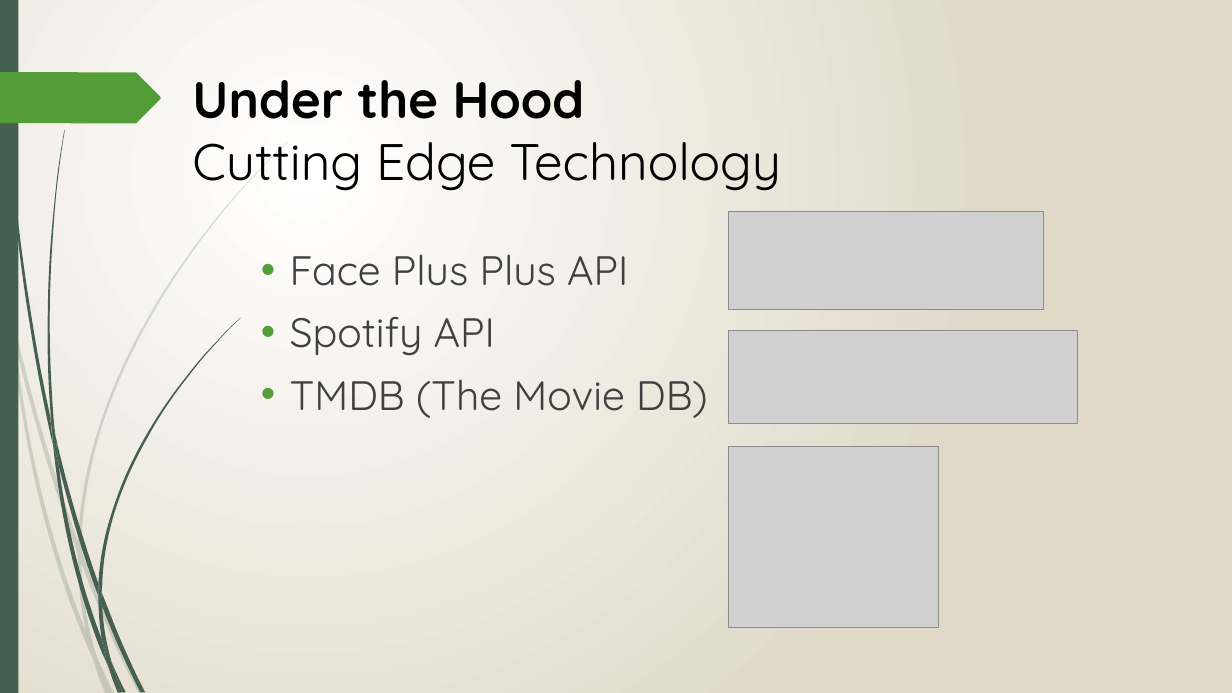
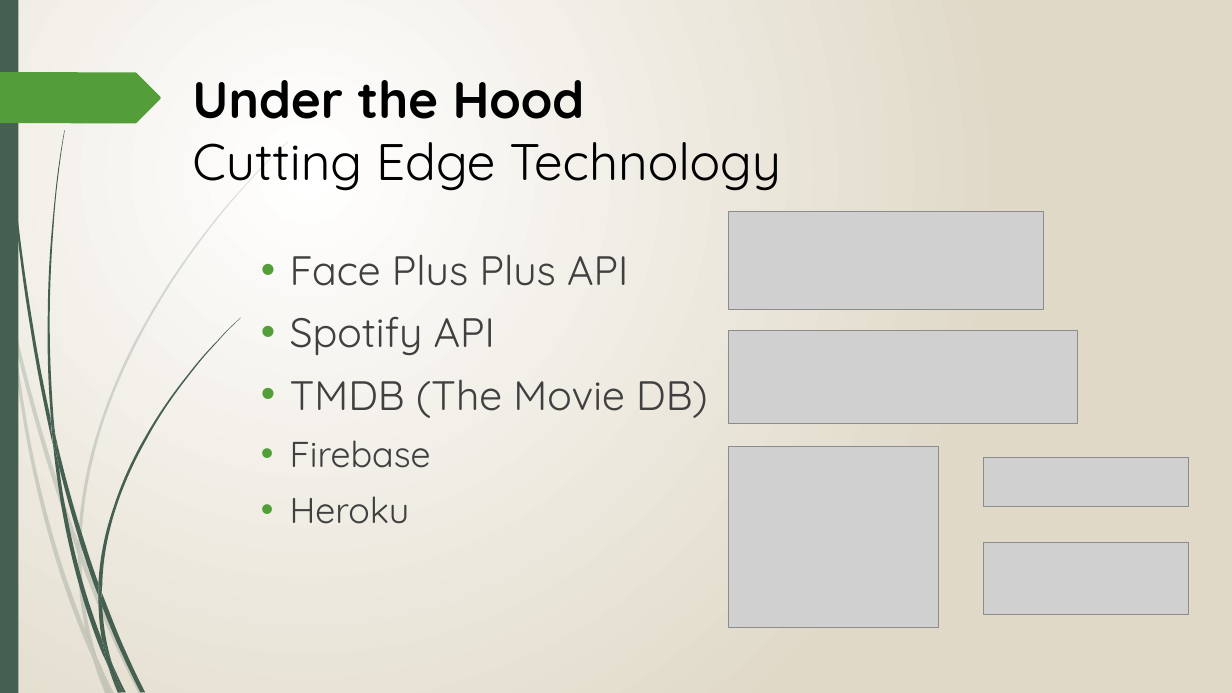
Before and after one commit to ceejayvarias/emoMint, a slide deck: slide 4 of presentation/emoMint.pptx (slide 6 before the commit). Drawn at 1232x693 pixels with LibreOffice and Linux fonts; fonts in the diff are those of the drawing; grey boxes stand for pictures. Boxes give left, top, right and bottom in pixels: in the first picture for what was removed or moved away, otherwise in the second. Text is boxed around its words. In the diff, an @@ line names an element or a change of style, - is before the commit and + after.

```diff
--- a/presentation/emoMint.pptx
+++ b/presentation/emoMint.pptx
@@ text at (x1=290, y1=440, x2=431, y2=524): paragraphs added @@
+• Firebase
+• Heroku
@@ picture added at (x1=983, y1=457, x2=1189, y2=507) @@
@@ picture added at (x1=983, y1=543, x2=1189, y2=615) @@
```
Also in this commit, not shown: 4 other slides changed, 1 slide removed, 2 other files.
